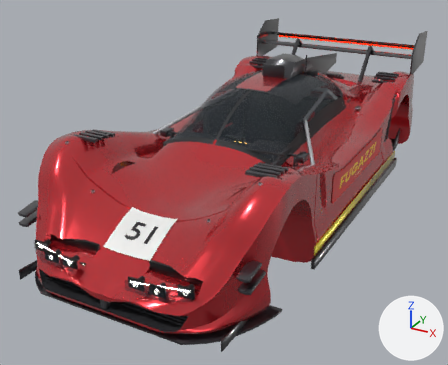
One commit to the glTF model content/cars/fugazzi-lmp2/fugazzi_lmp2.glb: the scene before it, then after it.
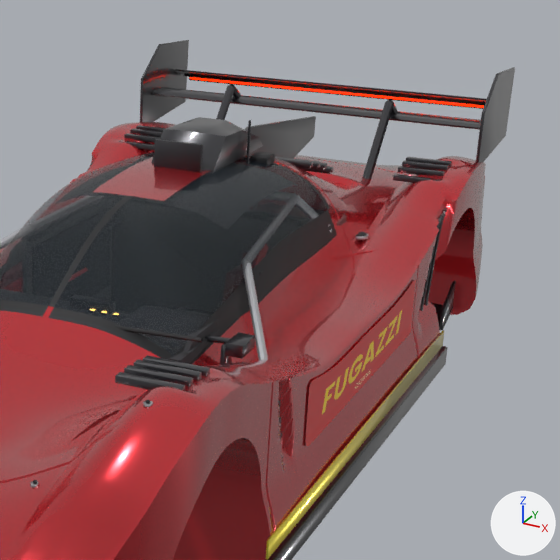
Each version appears first whole from a 50 mm lens placed at (2.4, -5.1, 2.58), pointed at (-0.21, -0.37, 0.21), and next in a close-up on the part from 43% to 100% of the width and 0% to 70% of the height. The axes (+X, +Y, +Z) are drawn at lower right. The lights are the same throughout. The first two pictures are the older version. Vertices at exactly the same position are counted once.

In view in the first close-up: 'fugazzi_lmp2'.
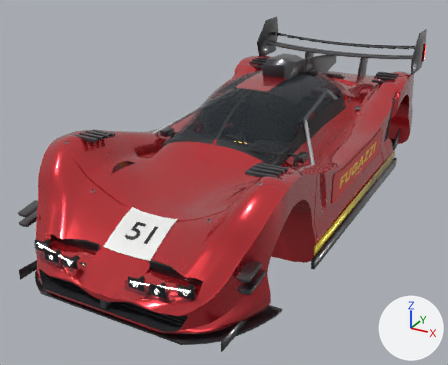
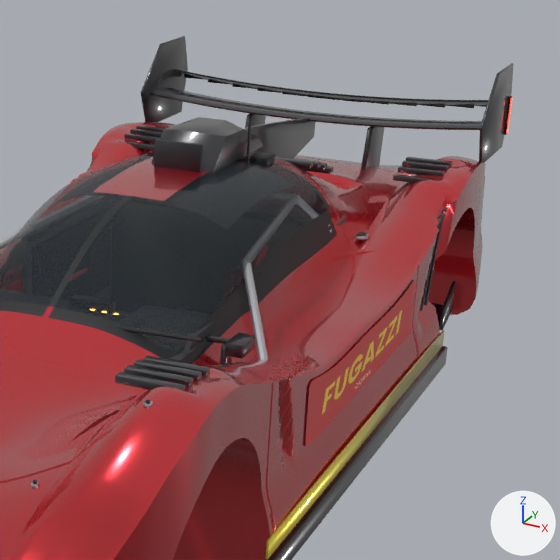
The change, as a list of edits to the scene's bpy script:
```text
Change me_fugazzi_lmp2:
    remove me_fugazzi_lmp2.from_pydata(...)  # 53458 vertices, 97662 faces; spans x -1.03..1.03, y -2.45..2.41, z 0.03..1.32
    add me_fugazzi_lmp2.from_pydata(...)  # 55296 vertices, 101488 faces; spans x -1.03..1.03, y -2.45..2.41, z 0.03..1.33
    me_fugazzi_lmp2 part 1: the loose piece of 56 vertices spanning x -0.93..0.93, y 2.34..2.36, z 1.1..1.12 is scaled about its middle by (0.0833, 1, 1), then moved by (-0.85, 0.0, -0.01)
    me_fugazzi_lmp2 part 2: the loose piece of 56 vertices spanning x -0.88..0.88, y 2.31..2.32, z 1.08..1.11 is scaled about its middle by (0.0881, -0.377, 0), then moved by (-0.69, 0.03, -0.01), in mat_car_carbon (dark grey #303035)
    me_fugazzi_lmp2 part 3: the loose piece of 56 vertices spanning x -0.87..0.87, y 2.3..2.31, z 1.09..1.11 is scaled about its middle by (0.0885, -0.913, 0), then moved by (-0.39, 0.04, -0.03), in mat_car_carbon (dark grey #303035)
    me_fugazzi_lmp2 part 4: the loose piece of 56 vertices spanning x -0.93..0.93, y 2.34..2.36, z 1.1..1.12 is copied, and the copy is scaled about its middle by (0.0833, 1, 1), then moved by (0.23, 0.0, -0.05); it spans x 0.15..0.31, y 2.34..2.36, z 1.05..1.07
    me_fugazzi_lmp2 part 5: the loose piece of 56 vertices spanning x -0.93..0.93, y 2.34..2.36, z 1.1..1.12 is copied, and the copy is scaled about its middle by (0.0833, 1, 1), then moved by (0.39, 0.0, -0.04); it spans x 0.31..0.46, y 2.34..2.36, z 1.05..1.08
    me_fugazzi_lmp2 part 6: the loose piece of 56 vertices spanning x -0.93..0.93, y 2.34..2.36, z 1.1..1.12 is copied, and the copy is scaled about its middle by (0.0833, 1, 1), then moved by (0.54, 0.0, -0.03); it spans x 0.46..0.62, y 2.34..2.36, z 1.06..1.09
    me_fugazzi_lmp2 part 7: the loose piece of 56 vertices spanning x 0.66..0.69, y 2.24, z 0.52..0.53 is copied, and the copy is scaled about its middle by (5.8, -1.54, 0), then moved by (0.02, 0.11, 0.56), in mat_car_carbon (dark grey #303035); it spans x 0.62..0.77, y 2.34..2.36, z 1.07..1.1
    me_fugazzi_lmp2 part 8: the loose piece of 56 vertices spanning x 0.7..0.73, y 2.24, z 0.52..0.53 is copied, and the copy is scaled about its middle by (0.298, 8.51, 15.5), then moved by (0.24, 0.13, 0.52), in mat_car_lamp_housing (black #242427); it spans x 0.95, y 2.36..2.38, z 0.95..1.15
    me_fugazzi_lmp2 part 9: the loose piece of 136 vertices spanning x 0.93..0.95, y 1.8..2.41, z 0.89..1.32 is rebuilt with 144 vertices and now spans x 0.93..0.95, y 1.8..2.41, z 0.88..1.33
    me_fugazzi_lmp2 part 10: the loose piece of 136 vertices spanning x -0.95..-0.93, y 1.8..2.41, z 0.89..1.32 is rebuilt with 144 vertices and now spans x -0.95..-0.93, y 1.8..2.41, z 0.88..1.33
    me_fugazzi_lmp2 part 11: a new loose piece of 108 vertices spanning x -0.35..-0.33, y 1.86..2.16, z 0.75..1.01, in mat_car_carbon (dark grey #303035)
    me_fugazzi_lmp2 part 12: a new loose piece of 108 vertices spanning x 0.33..0.35, y 1.86..2.16, z 0.75..1.01, in mat_car_carbon (dark grey #303035)
    me_fugazzi_lmp2 part 13: a new loose piece of 68 vertices spanning x -0.15..0.15, y 2.34..2.36, z 1.05..1.07, in mat_car_carbon (dark grey #303035)
    me_fugazzi_lmp2 part 14: the loose piece of 48 vertices spanning x -0.46..-0.42, y 1.54..1.91, z 0.75..1.17 is deleted
    me_fugazzi_lmp2 part 15: the loose piece of 48 vertices spanning x 0.42..0.46, y 1.54..1.91, z 0.75..1.17 is deleted
    me_fugazzi_lmp2 part 16: the loose piece of 48 vertices spanning x 0.42..0.46, y 1.88..2.0, z 1.07..1.17 is deleted
    me_fugazzi_lmp2 part 17: the loose piece of 48 vertices spanning x -0.46..-0.42, y 1.88..2.0, z 1.07..1.17 is deleted
    me_fugazzi_lmp2 part 18: 2 vertices moved within x -0.93..0.93, y 2.22, z 1.15; 2 vertices removed from x -0.93..0.93, y 2.21, z 1.15; 1172 vertices added at x -0.93..0.93, y 1.9..2.35, z 0.98..1.15
    other edits to the shape of me_fugazzi_lmp2 do not show in these pictures
```

Changed parts and their boxes (x1, y1, x2, y2) in the close-ups (560 x 560 px; the box of a moved part takes in the faces that stretch with it):
'fugazzi_lmp2', reshaped
    before: (0, 40, 515, 560)
    after: (0, 36, 514, 560)
part 1 of me_fugazzi_lmp2, moved or reshaped
    before: (184, 75, 481, 104)
    after: (184, 75, 207, 80)
part 2 of me_fugazzi_lmp2, moved or reshaped
    before: (189, 76, 485, 109)
    after: (208, 80, 233, 85)
part 3 of me_fugazzi_lmp2, moved or reshaped
    before: (189, 76, 484, 109)
    after: (257, 89, 283, 93)
part 4 of me_fugazzi_lmp2, added
    after: (361, 101, 389, 105)
part 5 of me_fugazzi_lmp2, added
    after: (389, 103, 417, 106)
part 6 of me_fugazzi_lmp2, added
    after: (416, 104, 445, 108)
part 7 of me_fugazzi_lmp2, added
    after: (445, 105, 474, 108)
part 8 of me_fugazzi_lmp2, added
    after: (504, 96, 512, 135)
part 9 of me_fugazzi_lmp2, rebuilt (10% narrower)
    before: (476, 67, 515, 162)
    after: (479, 63, 514, 163)
part 10 of me_fugazzi_lmp2, rebuilt
    before: (140, 40, 189, 122)
    after: (140, 36, 188, 122)
part 11 of me_fugazzi_lmp2, added
    after: (245, 114, 266, 128)
part 12 of me_fugazzi_lmp2, added
    after: (361, 127, 384, 167)
part 13 of me_fugazzi_lmp2, added
    after: (308, 96, 361, 102)
part 14 of me_fugazzi_lmp2, deleted
    before: (216, 85, 235, 120)
part 15 of me_fugazzi_lmp2, deleted
    before: (363, 101, 394, 179)
part 16 of me_fugazzi_lmp2, deleted
    before: (387, 100, 398, 114)
part 17 of me_fugazzi_lmp2, deleted
    before: (230, 84, 241, 98)
part 18 of me_fugazzi_lmp2, built on
    after: (151, 69, 488, 130)
